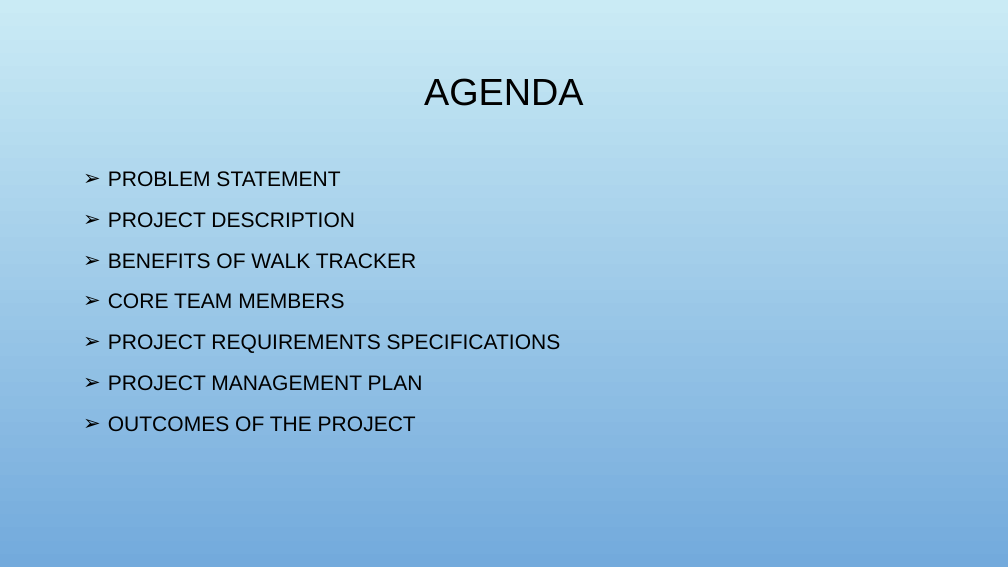
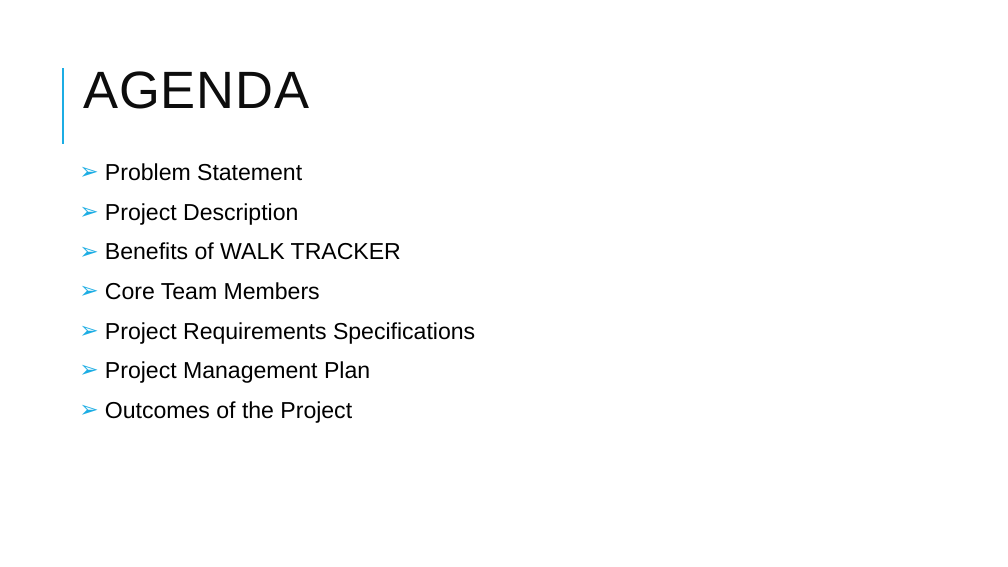
Before and after one commit to RaviTeja444/health-wellness, a slide deck: slide 2 of docs/presentation/Walk_Tracker.pptx. Drawn at 1008x567 pixels with LibreOffice and Linux fonts; fonts in the diff are those of the drawing; background and template pictures are left out. Boxes give left, top, right and bottom in pixels: in the first picture for what was removed or moved away, otherwise in the second. Text is boxed around its words. In the diff, an @@ line names an element or a change of style, - is before the commit and + after.

Commit message:
Updating the functional requirements for the project

```diff
--- a/docs/presentation/Walk_Tracker.pptx
+++ b/docs/presentation/Walk_Tracker.pptx
@@ background picture (left out) to #FFFFFF @@
@@ title "AGENDA" at bbox=[83, 71, 310, 109]: size 36 to 50 pt, text colour #000000 to #0D0D0D, letter spacing 0 to 1 pt; alignment centre to left; line spacing 0.9 to 0.8 @@
@@ line added from (63, 144) to (63, 68), #1CADE4 1.5 pt @@
@@ text at bbox=[105, 163, 475, 423]: text changed; size 20 to 22 pt @@
-➢ PROBLEM STATEMENT
-➢ PROJECT DESCRIPTION
-➢ BENEFITS OF WALK TRACKER
-➢ CORE TEAM MEMBERS
-➢ PROJECT REQUIREMENTS SPECIFICATIONS
-➢ PROJECT MANAGEMENT PLAN
-➢ OUTCOMES OF THE PROJECT
+➢ Problem Statement
+➢ Project Description
+➢ Benefits of WALK TRACKER
+➢ Core Team Members
+➢ Project Requirements Specifications
+➢ Project Management Plan
+➢ Outcomes of the Project
```
Also in this commit, not shown: 13 other slides changed.
